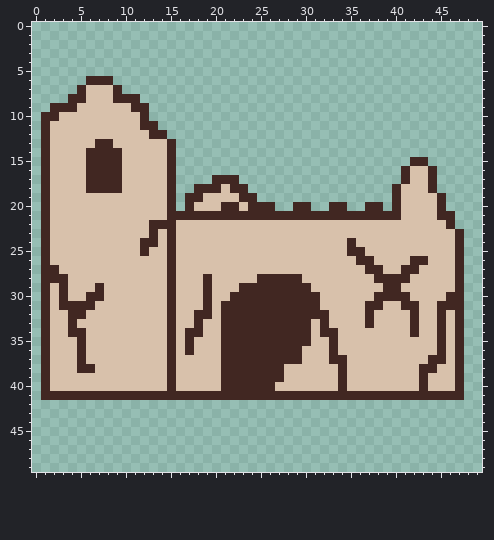
File history of a pixel-art sprite, Assets/Graphics/WorldMap/Ruins.png. The picture above is the old version.
The file is 50x50 pixels.
After:
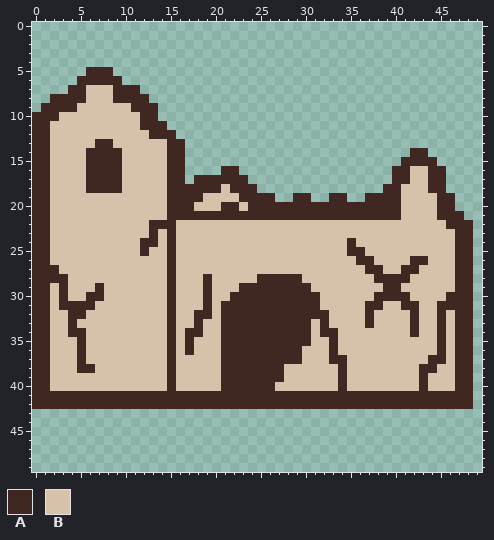
Palette (. is transparent): A #412722  B #d8c1ab
Change:
y 5: x 6..8 ... -> AAA
y 6: x 5 . -> A; x 9 . -> A
y 7: x 4 . -> A; x 10..11 .. -> AA
y 8: x 2..3 .. -> AA; x 12 . -> A
y 9: x 1 . -> A; x 13 . -> A
y 10: x 0 . -> A; x 13 . -> A
y 11: x 0 . -> A; x 14 . -> A
y 12: x 0 . -> A; x 15 . -> A
y 13: x 0 . -> A; x 16 . -> A
y 14: x 0 . -> A; x 16 . -> A; x 42..43 .. -> AA
y 15: x 0 . -> A; x 16 . -> A; x 41 . -> A; x 44 . -> A
y 16: x 0 . -> A; x 16 . -> A; x 21..22 .. -> AA; x 40 . -> A; x 45 . -> A
y 17: x 0 . -> A; x 16 . -> A; x 18..19 .. -> AA; x 23 . -> A; x 40 . -> A; x 45 . -> A
y 18: x 0 . -> A; x 16..17 .. -> AA; x 24 . -> A; x 39 . -> A; x 45 . -> A
y 19: x 0 . -> A; x 16 . -> A; x 25..26 .. -> AA; x 29..30 .. -> AA; x 33..34 .. -> AA; x 37..39 ... -> AAA; x 46 . -> A
y 20: x 0 . -> A; x 16 . -> A; x 27..28 .. -> AA; x 31..32 .. -> AA; x 35..36 .. -> AA; x 39 . -> A; x 46 . -> A
y 21: x 0 . -> A; x 47 . -> A
y 22: x 0 . -> A; x 47..48 .. -> AA
y 23..41: x 0 . -> A; x 48 . -> A
y 42: x 0..48 ................................................. -> AAAAAAAAAAAAAAAAAAAAAAAAAAAAAAAAAAAAAAAAAAAAAAAAA
